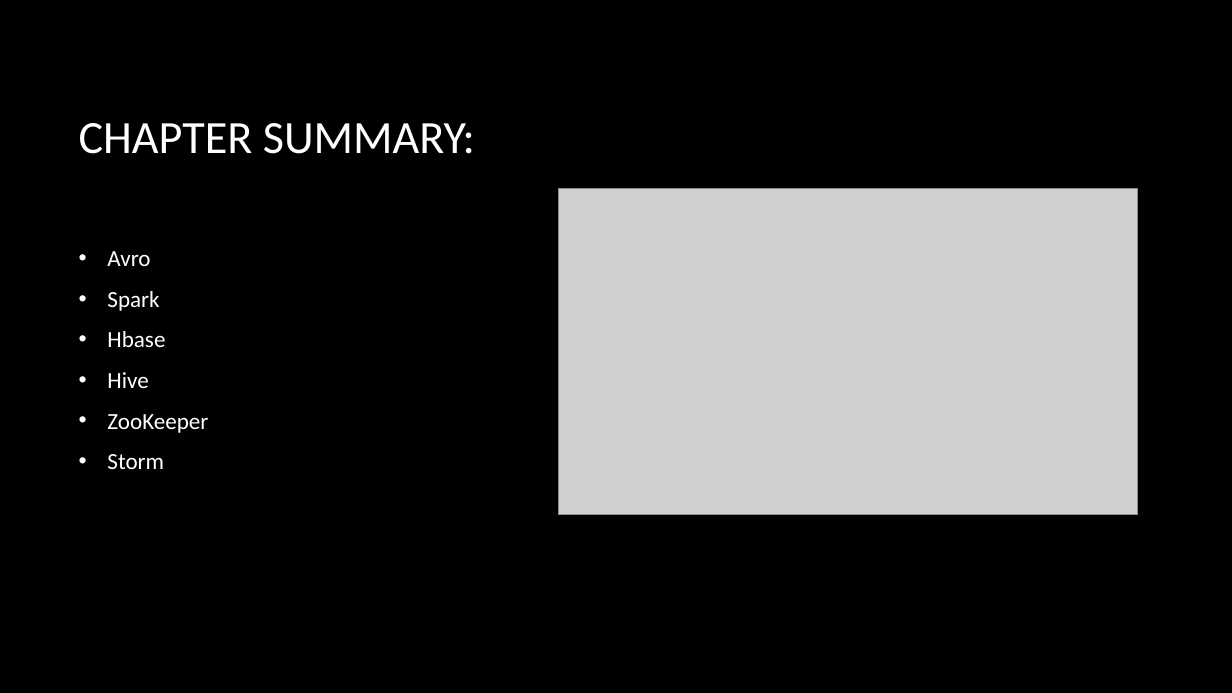
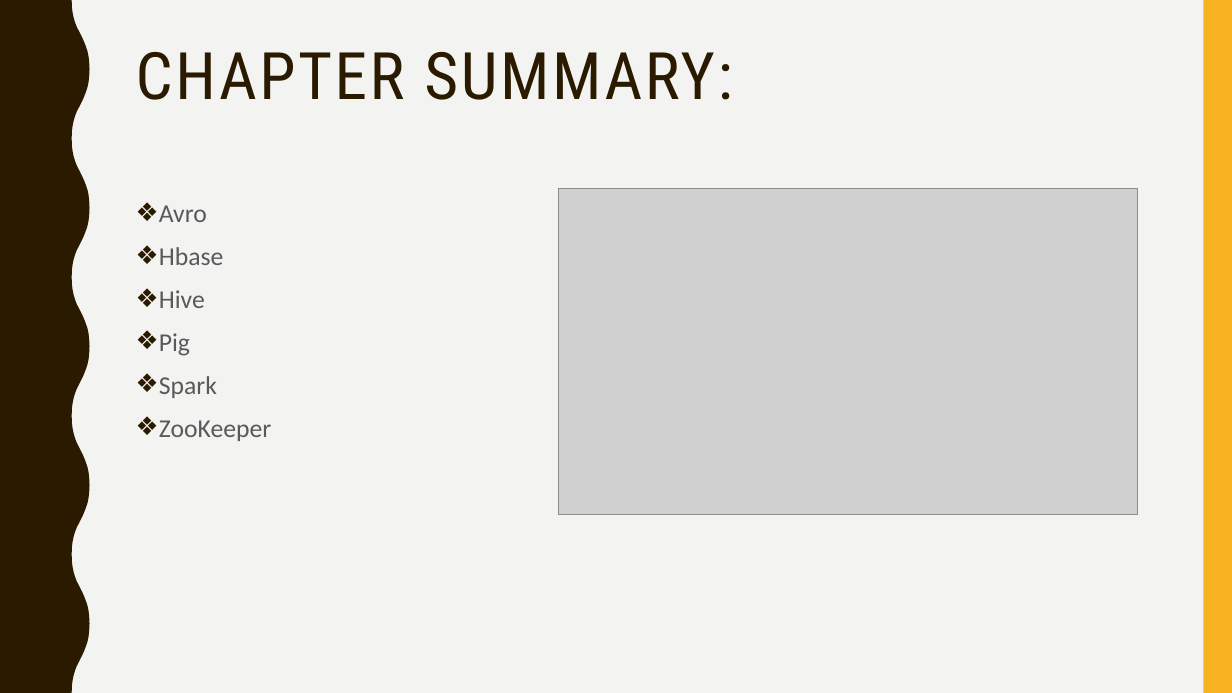
Before and after one commit to fnaticTrucMinh/UIT_AEP_BigDataRESEARCH, a slide deck: slide 2 of Presentation/Ecosystem of Hadoop.pptx. Drawn at 1232x693 pixels with LibreOffice and Linux fonts; fonts in the diff are those of the drawing; grey boxes stand for pictures; background and template pictures are left out. Boxes give left, top, right and bottom in pixels: in the first picture for what was removed or moved away, otherwise in the second. Text is boxed around its words. In the diff, an @@ line names an element or a change of style, - is before the commit and + after.

```diff
--- a/Presentation/Ecosystem of Hadoop.pptx
+++ b/Presentation/Ecosystem of Hadoop.pptx
@@ background picture (left out) to #F3F3F2 @@
@@ freeform shape added at (0,0,90,693), fill #2A1A00 @@
@@ rectangle added at (1203,0,1232,693), fill #F8B323 @@
@@ title "CHAPTER SUMMARY:": place and size @@
-title "CHAPTER SUMMARY:" at (79,123,475,154)
+title "CHAPTER SUMMARY:" at (136,52,732,100)
@@ title "CHAPTER SUMMARY:" at (136,52,732,100): size 36 to 51 pt, font Calibri to Roboto Condensed, text colour #FFFFFF to #2A1A00, letter spacing 0 to 2 pt; line spacing 1 to 0.9; vertical alignment middle to top @@
@@ text "Avro": place and size @@
-text "Avro" at (107,251,208,469)
+text "Avro" at (159,205,271,441)
@@ text "Avro" at (159,205,271,441): vertical alignment middle to top @@
@@ text at (159,205,271,441): size 18 to 20 pt, text colour #FFFFFF to #595959 in "Avro", "Hbase", "Hive", "ZooKeeper"; bullet • to ❖; line spacing 1 to 1.1; less space between paragraphs; bullet colour #FFFFFF to #2A1A00 @@
@@ text at (107,291,159,311): paragraph removed @@
-• Spark
@@ text at (159,333,217,398): paragraphs added @@
+❖ Pig
+❖ Spark
@@ text at (107,454,164,469): paragraph removed @@
-• Storm
```
Also in this commit, not shown: 12 other slides changed, 18 slides added, 3 slides removed.
